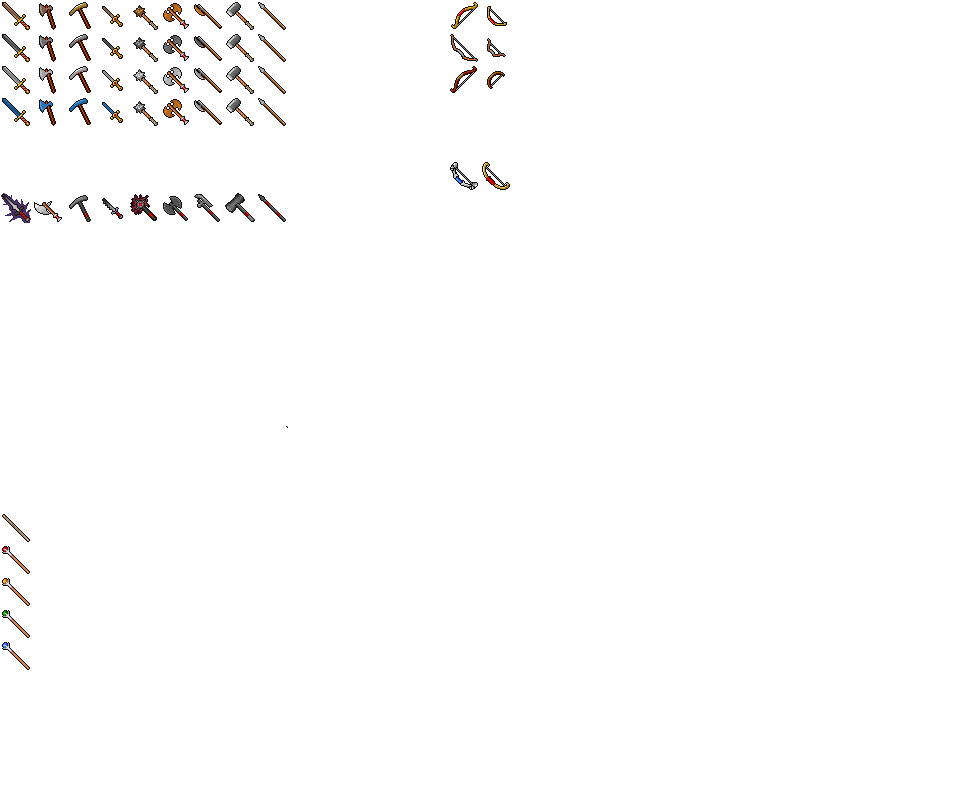
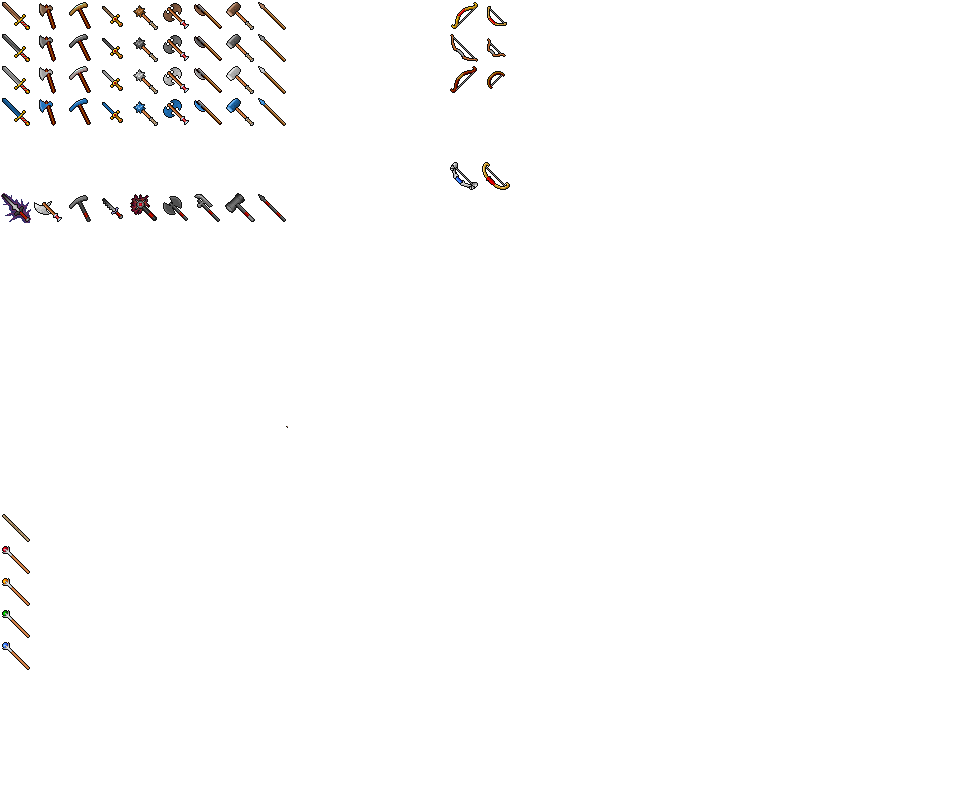
Before/after of a (960, 800) layered artwork. What changed in the layer stack:
painted on "Background" over (70, 3, 265, 117)
